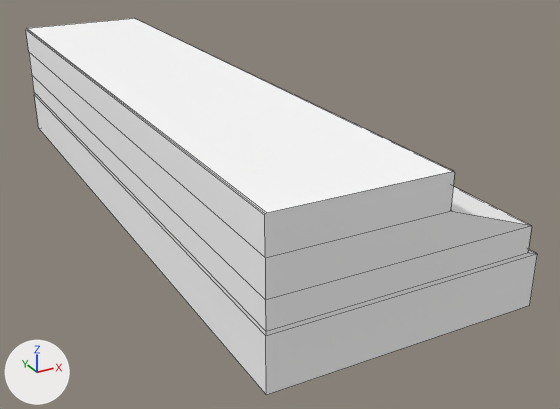
Before and after pictures for a commit that changed the FBX model Static Meshes/SM_FloorTrim.fbx.
One viewpoint serves both versions: a camera (50 mm lens) standing at (-1.48, -2.83, 2.44) and looking at (1.2, 2.04, 0.01). Every picture has the same lights, and +X, +Y and +Z are marked at lower left. Mesh edges are drawn as thin lines. Where no turn or scale is listed for an object, it has been applied to the vertices.

Names of what the first picture shows: 'SM_FloorTrim'.
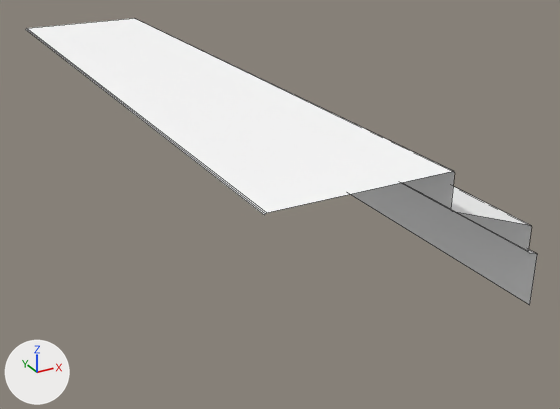
The change, as a diff of the scene's bpy script:
```diff
--- a/Static Meshes/SM_FloorTrim.fbx.py
+++ b/Static Meshes/SM_FloorTrim.fbx.py
@@ me_mesh @@
 # used by ob_sm_floortrim; location = (0.0, 0.0, 0.0)
-me_mesh.from_pydata(...)  # 56 vertices, 50 faces; spans x 0.0..1.8, y 0.0..4.9, z 0.0..1.0
+me_mesh.from_pydata(...)  # 38 vertices, 18 faces; spans x 0.0..1.8, y 0.0..4.9, z 0.0..1.0
+# me_mesh part 1
+# 18 vertices are removed from x 0.0..1.79, y 0.0..4.9, z 0.0..0.77
+# 36 faces are deleted
+# 4 new faces join them
 me_mesh.materials.append(mat_trimsheet)
```

Location of each change, [x1, y1, x2, y2] in pixels of the pictures (560 x 409 px):
'SM_FloorTrim', reshaped (24% shorter)
    before: [26, 18, 537, 395]
    after: [26, 18, 537, 305]
part 1 of me_mesh, cut back
    before: [26, 30, 537, 395]
    after: [451, 186, 535, 253]
